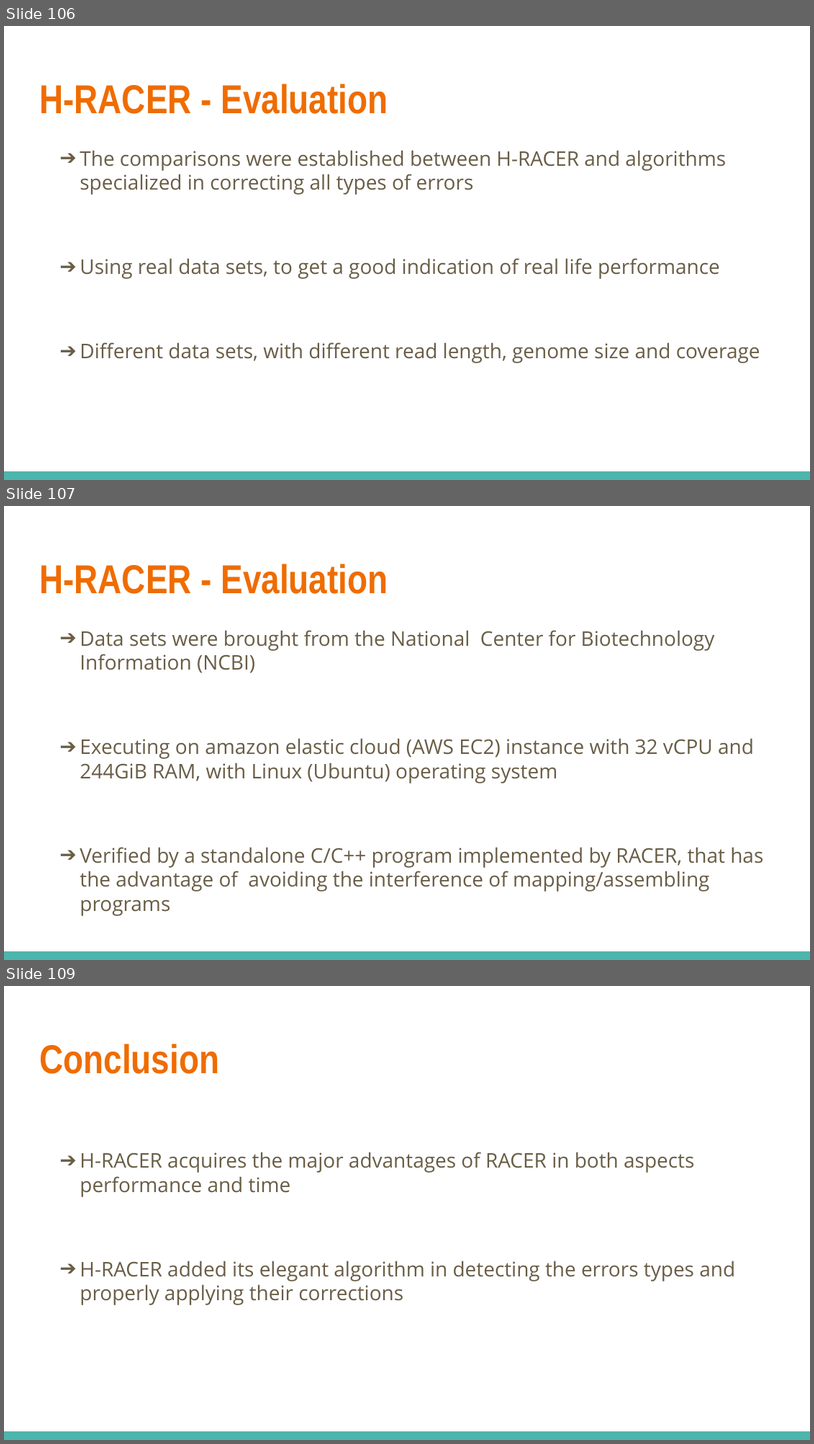
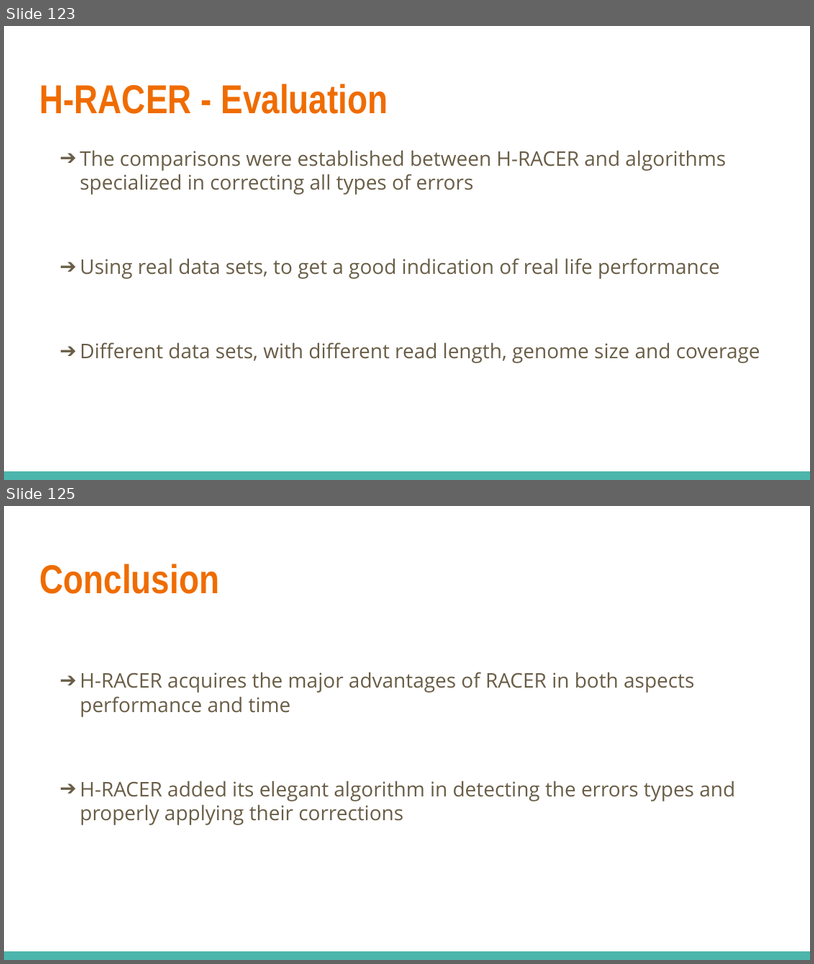
Before and after one commit to salmagomaa/masters-seminar, a slide deck: Presentation/DNA_Seq_Error_Corr_Alg.odp. Shown one above the other, each under a label of ours: slides 106, 107 and 109 before the commit, slides 123 and 125 after it; the slides between them are not shown. The pictures are 814x1444 and 814x964 pixels, drawn with LibreOffice and Linux fonts; fonts in the diff are those of the drawing. Boxes give left, top, right and bottom in pixels: in the first picture for what was removed or moved away, otherwise in the second. Text is boxed around its words. In the diff, an @@ line names an element or a change of style, - is before the commit and + after.

```diff
--- a/Presentation/DNA_Seq_Error_Corr_Alg.odp
+++ b/Presentation/DNA_Seq_Error_Corr_Alg.odp
@@ slide 107 removed at bbox=[4, 506, 810, 960], background #FFFFFF; not listed: 1 template element that a slide beside it also shows @@
@@ title removed at bbox=[39, 564, 388, 594] @@
-H-RACER - Evaluation
@@ text removed at bbox=[80, 630, 764, 916] @@
-➔ Data sets were brought from the National Center for Biotechnology Information (NCBI)
-➔ Executing on amazon elastic cloud (AWS EC2) instance with 32 vCPU and 244GiB RAM, with Linux (Ubuntu) operating system
-➔ Verified by a standalone C/C++ program implemented by RACER, that has the advantage of avoiding the interference of mapping/assembling programs
@@ what was slide 106 is now slide 123 @@
@@ what was slide 109 is now slide 125 @@
```
Also in this commit, not shown: 37 slides changed, 17 slides added, 1 other file.
